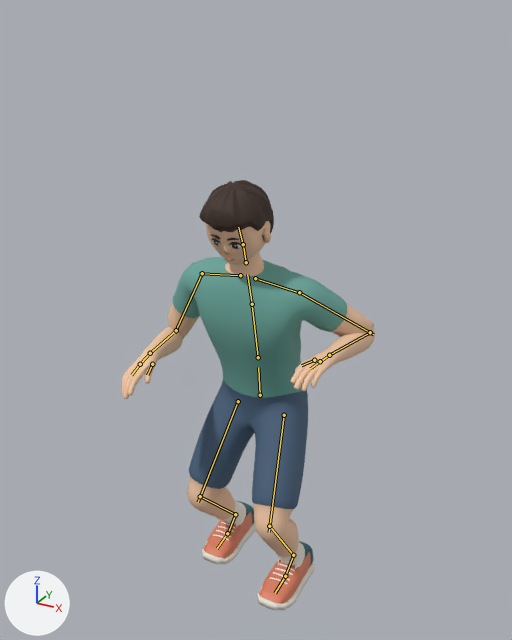
Two versions of the glTF model 籃球遊戲/public/models/athlete_game.glb, one commit apart.
Camera for both pictures: a 50 mm lens placed at (1.055, -1.976, 2.011), pointed at (0.042, -0.135, 1.091). The axes (+X, +Y, +Z) are drawn at lower left. The lights are the same throughout. The first picture is the older version. Both versions are drawn at frame 30 of the action 'Shoot'; the numbers are the values there. The bones that bend it are drawn over the model as lines.

Names of what the first picture shows: 'Athlete'.
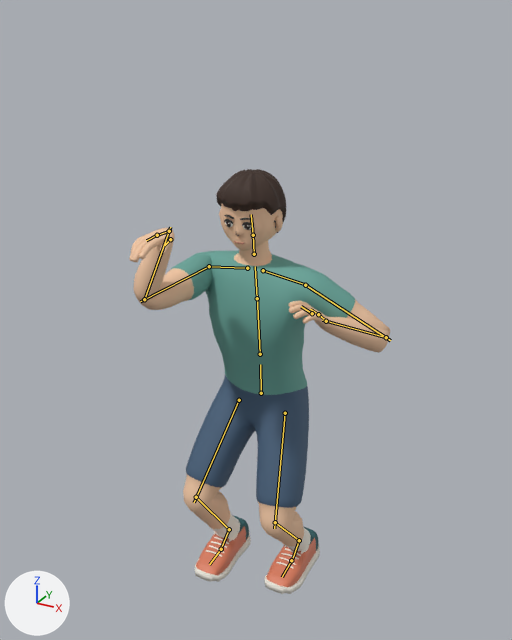
Commit message: feat(apps): 籃球遊戲 Shoot 延長投籃收尾

Diff of the bpy script that builds the scene:
```diff
--- a/籃球遊戲/public/models/athlete_game.glb.py
+++ b/籃球遊戲/public/models/athlete_game.glb.py
@@ bone_hips @@
 bone_hips = bpy.data.objects['AthleteRig'].pose.bones['hips']
-bone_hips.location = (0.0, -0.153, 0.029)
-bone_hips.rotation_quaternion = (0.999, 0.048, 0.0, 0.0)  # degrees (6, 0, 0)
+bone_hips.location = (0.0, -0.148, 0.02)
+bone_hips.rotation_quaternion = (1.0, 0.027, 0.0, 0.0)  # degrees (3, 0, 0)
@@ bone_spine @@
 bone_spine = bpy.data.objects['AthleteRig'].pose.bones['spine']  # child of 'hips'
-bone_spine.rotation_quaternion = (0.999, 0.048, 0.0, 0.0)  # degrees (5, 0, 0)
+bone_spine.rotation_quaternion = (1.0, 0.022, 0.0, 0.0)  # degrees (3, 0, 0)
@@ bone_chest @@
 bone_chest = bpy.data.objects['AthleteRig'].pose.bones['chest']  # child of 'spine'
-bone_chest.rotation_quaternion = (1.0, 0.029, 0.0, 0.0)  # degrees (3, 0, 0)
+bone_chest.rotation_quaternion = (1.0, 0.011, 0.0, 0.0)  # degrees (1, 0, 0)
@@ bone_head @@
 bone_head = bpy.data.objects['AthleteRig'].pose.bones['head']  # child of 'neck'
-bone_head.rotation_quaternion = (0.996, 0.084, 0.0, 0.0)  # degrees (10, 0, 0)
+bone_head.rotation_quaternion = (1.0, 0.017, 0.0, 0.0)  # degrees (2, 0, 0)
@@ bone_upper_arm_l @@
 bone_upper_arm_l = bpy.data.objects['AthleteRig'].pose.bones['upper_arm.L']  # child of 'shoulder.L'
-bone_upper_arm_l.rotation_quaternion = (0.879, -0.36, -0.108, 0.293)  # degrees (-44, 1, 36)
+bone_upper_arm_l.rotation_quaternion = (0.944, -0.297, -0.058, 0.135)  # degrees (-35, -2, 17)
@@ bone_forearm_l @@
 bone_forearm_l = bpy.data.objects['AthleteRig'].pose.bones['forearm.L']  # child of 'upper_arm.L'
-bone_forearm_l.rotation_quaternion = (0.323, 0.218, 0.244, -0.888)  # degrees (-20, 33, -146)
+bone_forearm_l.rotation_quaternion = (0.222, 0.508, 0.169, -0.815)  # degrees (-7, 65, -154)
@@ bone_hand_l @@
 bone_hand_l = bpy.data.objects['AthleteRig'].pose.bones['hand.L']  # child of 'forearm.L'
-bone_hand_l.rotation_quaternion = (0.999, -0.012, -0.04, 0.012)  # degrees (-1, -5, 1)
+bone_hand_l.rotation_quaternion = (0.872, 0.08, -0.429, 0.222)  # degrees (-5, -52, 31)
@@ bone_upper_arm_r @@
 bone_upper_arm_r = bpy.data.objects['AthleteRig'].pose.bones['upper_arm.R']  # child of 'shoulder.R'
-bone_upper_arm_r.rotation_quaternion = (0.859, -0.501, 0.107, -0.028)  # degrees (-61, 9, -9)
+bone_upper_arm_r.rotation_quaternion = (0.735, 0.001, 0.047, 0.676)  # degrees (4, 4, 85)
@@ bone_forearm_r @@
 bone_forearm_r = bpy.data.objects['AthleteRig'].pose.bones['forearm.R']  # child of 'upper_arm.R'
-bone_forearm_r.rotation_quaternion = (0.443, 0.344, -0.395, 0.728)  # degrees (-31, -58, 135)
+bone_forearm_r.rotation_quaternion = (0.334, 0.628, -0.555, -0.431)  # degrees (114, 10, -89)
@@ bone_hand_r @@
 bone_hand_r = bpy.data.objects['AthleteRig'].pose.bones['hand.R']  # child of 'forearm.R'
-bone_hand_r.rotation_quaternion = (0.968, -0.174, 0.148, -0.105)  # degrees (-22, 14, -15)
+bone_hand_r.rotation_quaternion = (0.358, -0.602, 0.563, 0.439)  # degrees (-10, 111, 87)
@@ bone_thigh_l @@
 bone_thigh_l = bpy.data.objects['AthleteRig'].pose.bones['thigh.L']  # child of 'hips'
-bone_thigh_l.rotation_quaternion = (0.935, -0.343, -0.005, -0.087)  # degrees (-40, -4, -9)
+bone_thigh_l.rotation_quaternion = (0.964, -0.256, -0.003, -0.074)  # degrees (-30, -2, -8)
@@ bone_shin_l @@
 bone_shin_l = bpy.data.objects['AthleteRig'].pose.bones['shin.L']  # child of 'thigh.L'
-bone_shin_l.rotation_quaternion = (0.831, 0.55, 0.02, 0.077)  # degrees (67, -3, 9)
+bone_shin_l.rotation_quaternion = (0.838, 0.54, 0.018, 0.079)  # degrees (65, -3, 9)
@@ bone_foot_l @@
 bone_foot_l = bpy.data.objects['AthleteRig'].pose.bones['foot.L']  # child of 'shin.L'
-bone_foot_l.rotation_quaternion = (0.961, -0.276, 0.002, -0.001)  # degrees (-32, 0, 0)
+bone_foot_l.rotation_quaternion = (0.943, -0.331, 0.013, -0.009)  # degrees (-39, 1, -1)
@@ bone_thigh_r @@
 bone_thigh_r = bpy.data.objects['AthleteRig'].pose.bones['thigh.R']  # child of 'hips'
-bone_thigh_r.rotation_quaternion = (0.962, -0.26, 0.005, 0.085)  # degrees (-30, 3, 9)
+bone_thigh_r.rotation_quaternion = (0.945, -0.32, 0.002, 0.068)  # degrees (-37, 3, 7)
@@ bone_shin_r @@
 bone_shin_r = bpy.data.objects['AthleteRig'].pose.bones['shin.R']  # child of 'thigh.R'
-bone_shin_r.rotation_quaternion = (0.836, 0.542, -0.027, -0.081)  # degrees (66, 3, -9)
+bone_shin_r.rotation_quaternion = (0.835, 0.545, -0.008, -0.077)  # degrees (66, 4, -8)
@@ bone_foot_r @@
 bone_foot_r = bpy.data.objects['AthleteRig'].pose.bones['foot.R']  # child of 'shin.R'
-bone_foot_r.rotation_quaternion = (0.937, -0.35, -0.007, 0.005)  # degrees (-41, -1, 1)
+bone_foot_r.rotation_quaternion = (0.962, -0.274, -0.016, 0.011)  # degrees (-32, -1, 2)
```

Boxes (x1, y1, x2, y2) around the edits, measured in the pictures (512 x 640 px):
'Athlete', posed: before (122, 180, 375, 611); after (129, 169, 390, 594)
bone 'hips', root to tip: before (260, 395) to (258, 367); after (261, 393) to (260, 364)
bone 'spine', root to tip: before (258, 357) to (251, 301); after (260, 354) to (257, 295)
bone 'chest', root to tip: before (252, 304) to (247, 274); after (257, 298) to (255, 266)
bone 'head', root to tip: before (243, 244) to (238, 227); after (253, 235) to (251, 214)
bone 'upper_arm.L', root to tip: before (299, 292) to (373, 334); after (305, 285) to (390, 340)
bone 'forearm.L', root to tip: before (370, 332) to (327, 356); after (386, 337) to (322, 320)
bone 'hand.L', root to tip: before (329, 355) to (321, 361); after (326, 321) to (319, 315)
bone 'upper_arm.R', root to tip: before (202, 273) to (174, 333); after (209, 266) to (140, 301)
bone 'forearm.R', root to tip: before (176, 330) to (148, 354); after (144, 299) to (170, 227)
bone 'hand.R', root to tip: before (150, 353) to (141, 363); after (169, 231) to (158, 235)
bone 'thigh.L', root to tip: before (284, 415) to (269, 532); after (285, 413) to (274, 528)
bone 'shin.L', root to tip: before (269, 526) to (294, 556); after (275, 522) to (300, 541)
bone 'foot.L', root to tip: before (293, 555) to (285, 577); after (299, 540) to (291, 562)
bone 'thigh.R', root to tip: before (238, 401) to (198, 502); after (239, 400) to (194, 502)
bone 'shin.R', root to tip: before (200, 496) to (237, 515); after (196, 497) to (230, 531)
bone 'foot.R', root to tip: before (235, 514) to (227, 534); after (229, 529) to (220, 550)
